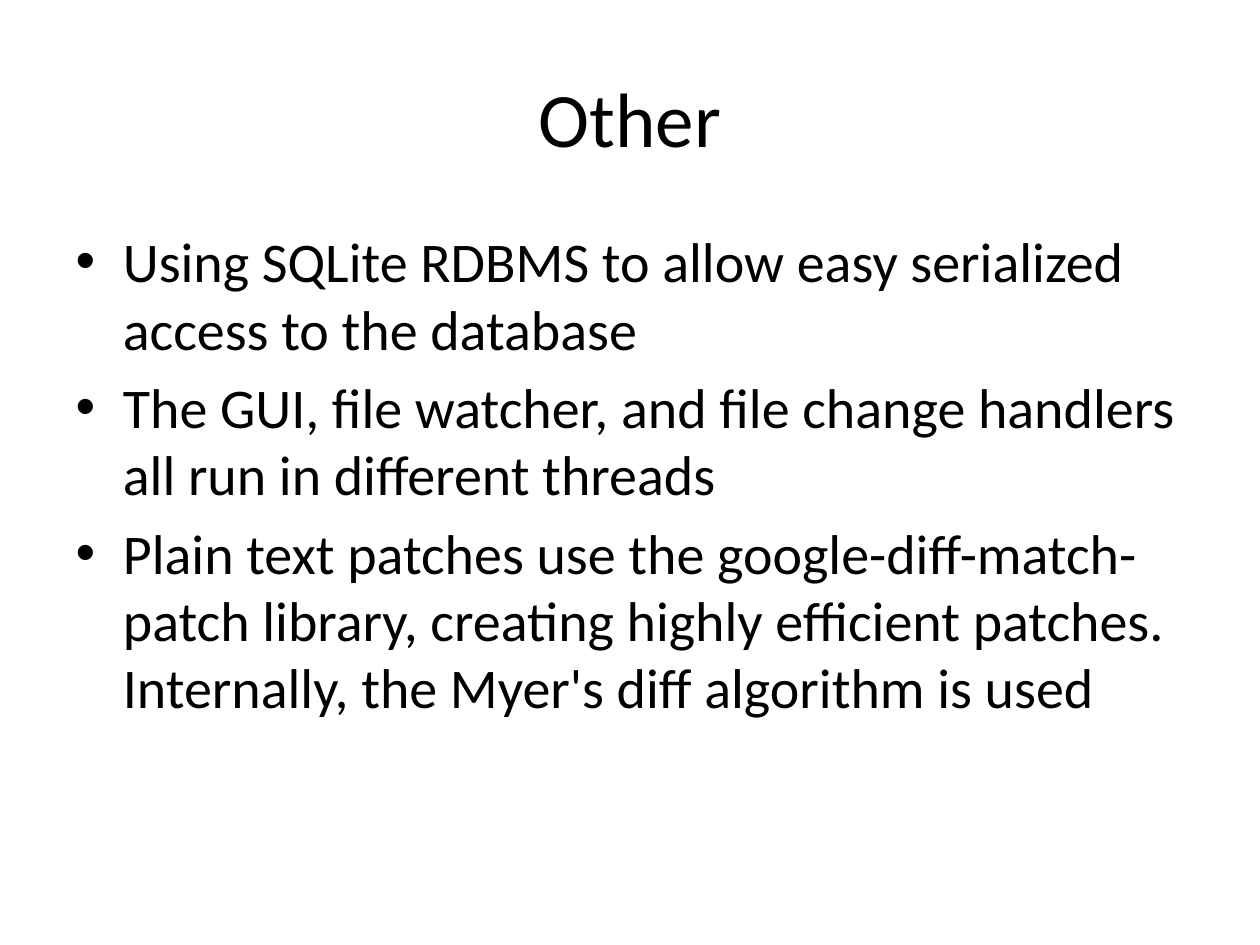
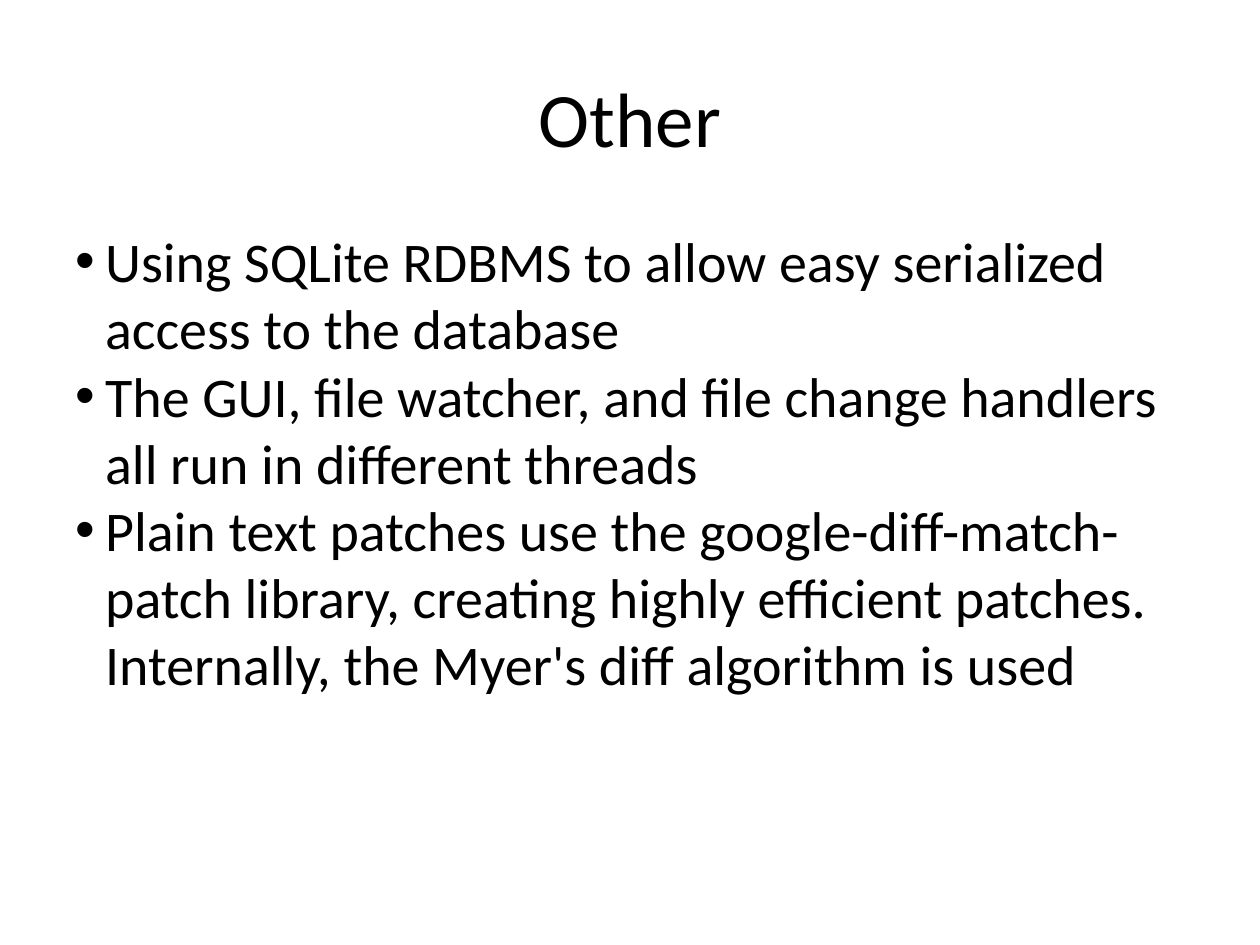
Before and after one commit to KatrinaHoffert/fbms, a slide deck: slide 15 of doc/milestone_6/final_presentation.pptx (slide 14 before the commit). Drawn at 1260x945 pixels with LibreOffice and Linux fonts; fonts in the diff are those of the drawing; background and template pictures are left out. Boxes give left, top, right and bottom in pixels: in the first picture for what was removed or moved away, otherwise in the second. Text is boxed around its words. In the diff, an @@ line names an element or a change of style, - is before the commit and + after.

Commit message:
added formatting to presentation slides

```diff
--- a/doc/milestone_6/final_presentation.pptx
+++ b/doc/milestone_6/final_presentation.pptx
@@ text "Using SQLite RDBMS to allow ..." at (105, 243, 1156, 695): indent changed; less space between paragraphs @@
```
Also in this commit, not shown: 13 other slides changed, 1 slide added.
